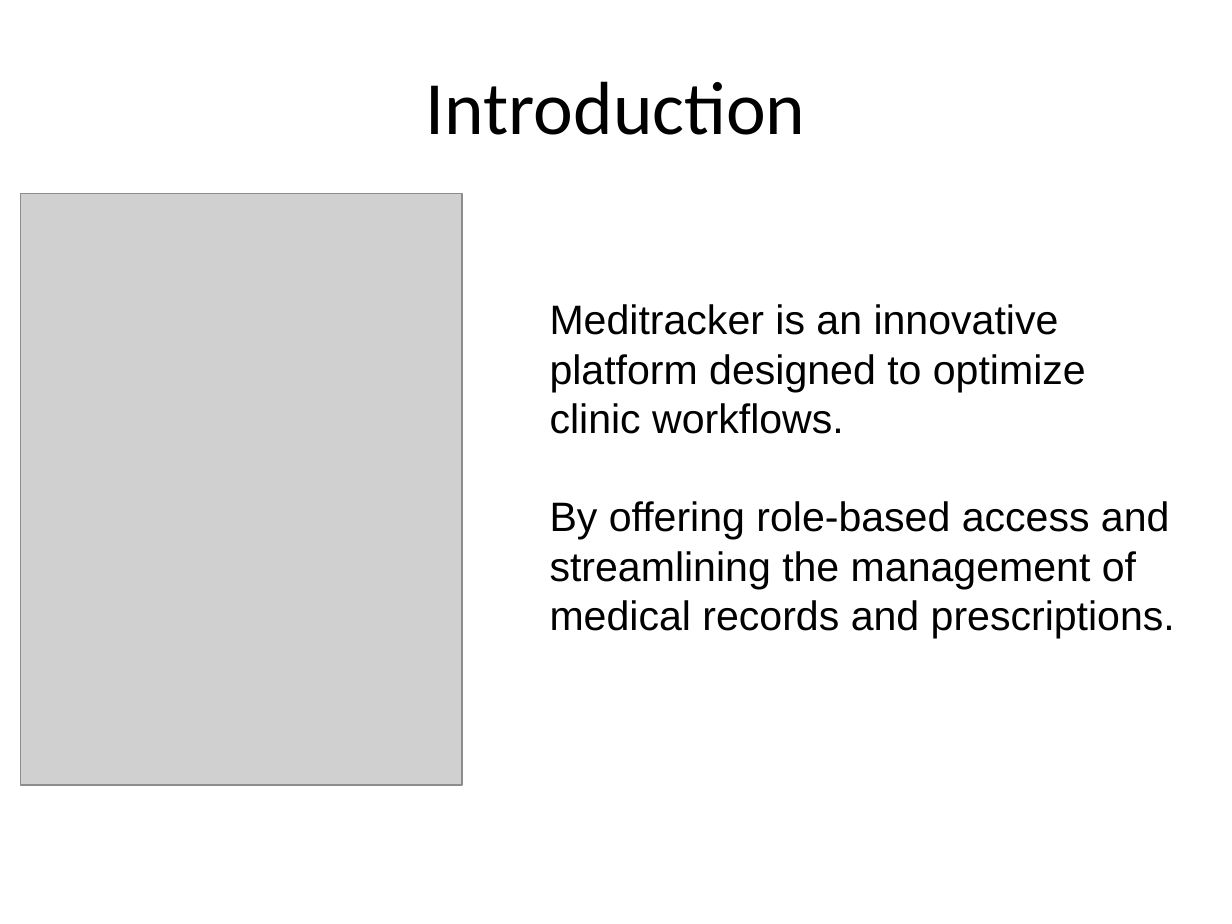
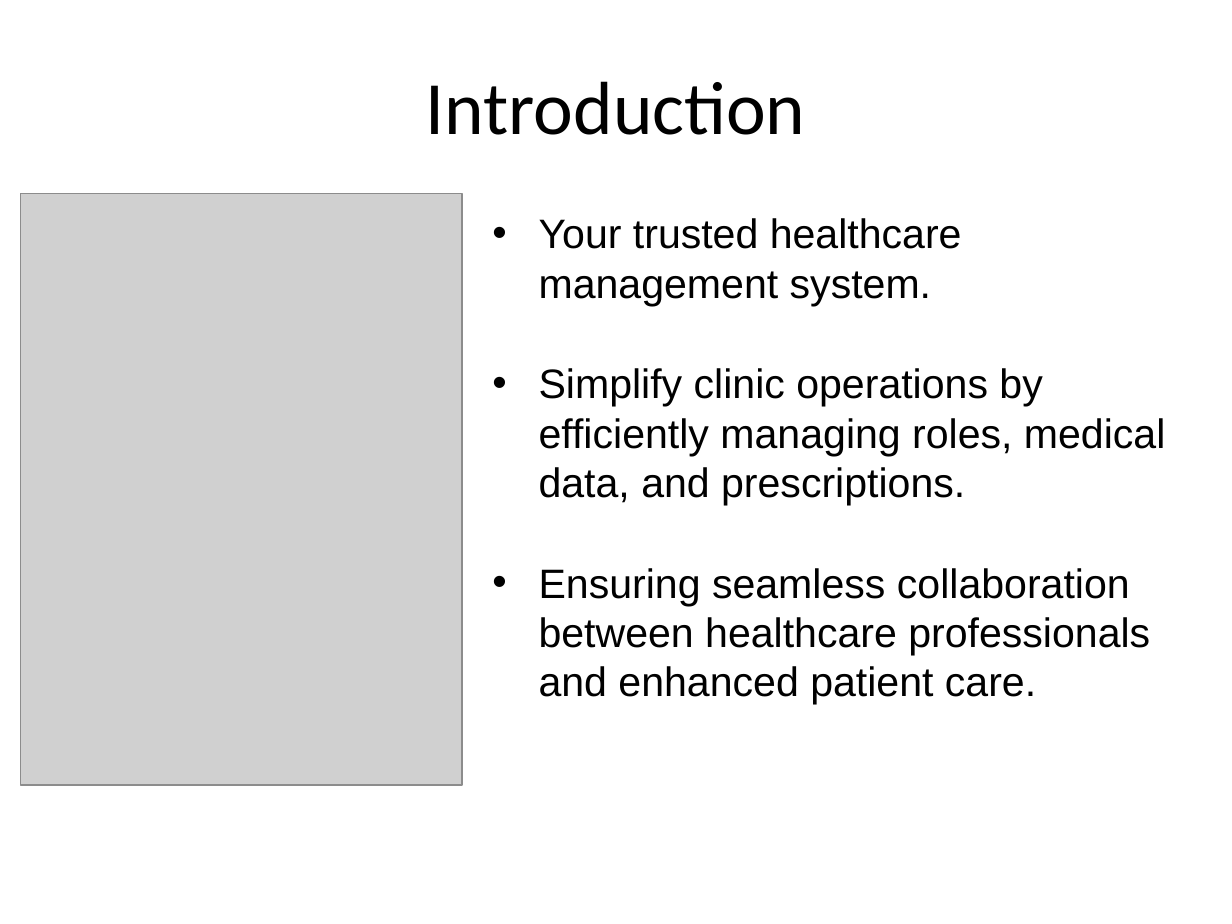
Before and after one commit to Zughayyar/MediTrack_MERN_Project, a slide deck: slide 2 of MediTracker.pptx. Drawn at 1232x924 pixels with LibreOffice and Linux fonts; fonts in the diff are those of the drawing; grey boxes stand for pictures. Boxes give left, top, right and bottom in pixels: in the first picture for what was removed or moved away, otherwise in the second. Text is boxed around its words. In the diff, an @@ line names an element or a change of style, - is before the commit and + after.

Commit message:
ppt

```diff
--- a/MediTracker.pptx
+++ b/MediTracker.pptx
@@ text at (x1=539, y1=218, x2=1166, y2=704): text changed @@
-Meditracker is an innovative platform designed to optimize clinic workflows.
-By offering role-based access and streamlining the management of medical records and prescriptions.
+• Your trusted healthcare management system.
+• Simplify clinic operations by efficiently managing roles, medical data, and prescriptions.
+• Ensuring seamless collaboration between healthcare professionals and enhanced patient care.
```
